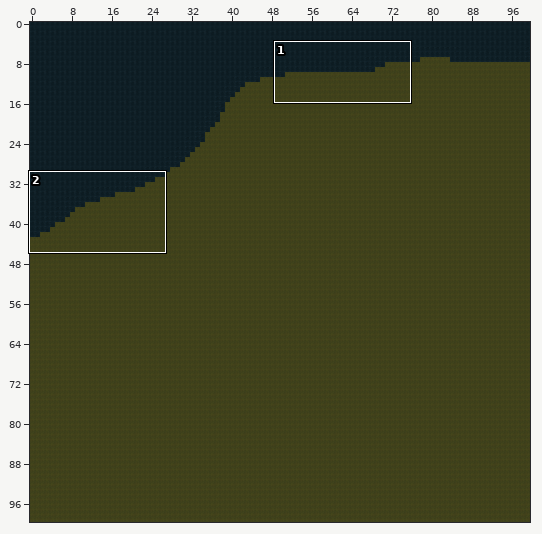
A Tiled map (JSON) gets an edit: LostAndDivine.ClientMonoGame/Content/Sectors/4_6.tmj. The picture above shows the old version from afar; the outline marks the close-up.
Close-up. Old version:
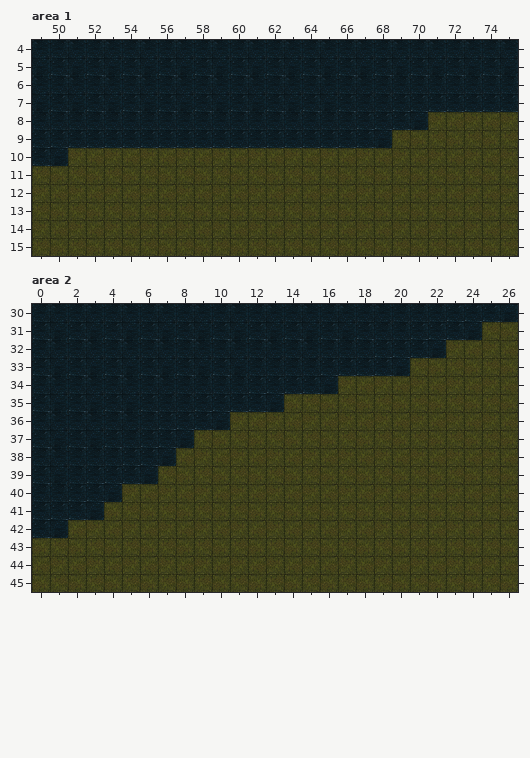
Cells are 64x64 px. Shown: area 1 x 49..75, y 4..15; area 2 x 0..26, y 30..45. The commit also changed other parts of the map, which this record leaves out.
Now the later version:
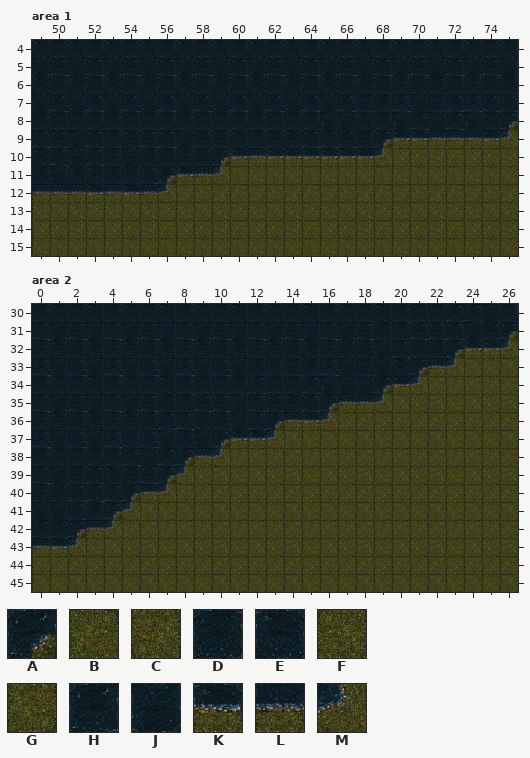
Key: from "World-Tilemap": A 10, B 91, C 92, D 99, E 100, F 121, G 122, H 129, J 130, K 159, L 160, M 161.
_ is an empty cell, . an unchanged one.
Diff:
--- layer "Слой тайлов 1", area 1
@@ x 49..75 @@
- 7 .....................HH....
- 8 ................DDHHHJCBCBC
- 9 ..H.HH..HHHHHHH...HJGFGFGFG
-10 HJCBCBCBCBCBCBCBCBCB.......
-11 GFGFGFGFGFG................
-12 CBCBCBCB...................
+ 7 .....................JD....
+ 8 ................JJEDJHJHJEA
+ 9 ..J.DE..JDDEDDE...DAKKLLLKM
+10 EHJHDJDDDDAKLKKKKKKM.......
+11 DJEEDDHAKLM................
+12 LLLKLKLM...................
--- layer "Слой тайлов 1", area 2
@@ x 0..26 @@
-30 .........................HJ
-31 .........................GF
-32 ...................H.HJCBCB
-33 .................HHHJGFG...
-34 .............HH..CBCBC.....
-35 ...........H.JFGFGFG.......
-36 .........HJCBCBCB..........
-37 .......HJGFGFG.............
-38 ......HJBCB................
-39 ....HHJGF..................
-40 ....JCBC...................
-41 HH.JFG.....................
-42 .JBCB......................
-43 FGF........................
+30 .........................JD
+31 .........................DA
+32 ...................J.DDAKKM
+33 .................JDJEALM...
+34 .............DD..JJAKM.....
+35 ...........J.HEHALLM.......
+36 .........DDJHALKM..........
+37 .......JDJAKKM.............
+38 ......JHALM................
+39 ....EEHAM..................
+40 ....HALM...................
+41 JJ.DAM.....................
+42 .HALM......................
+43 LKM........................
Changed places in both close-ups, as pixel boxes (x1, y1, x2, y2):
changed: (32, 94, 518, 202)
changed: (32, 304, 518, 556)
